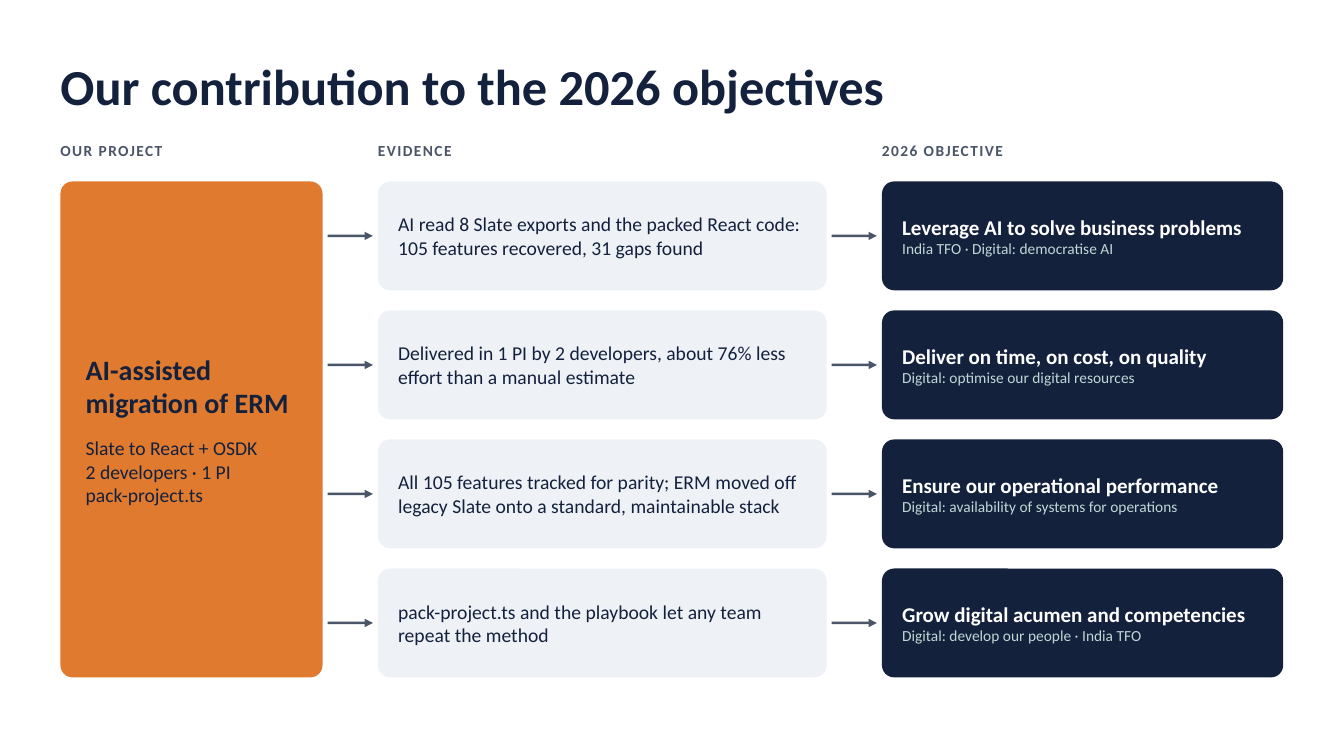
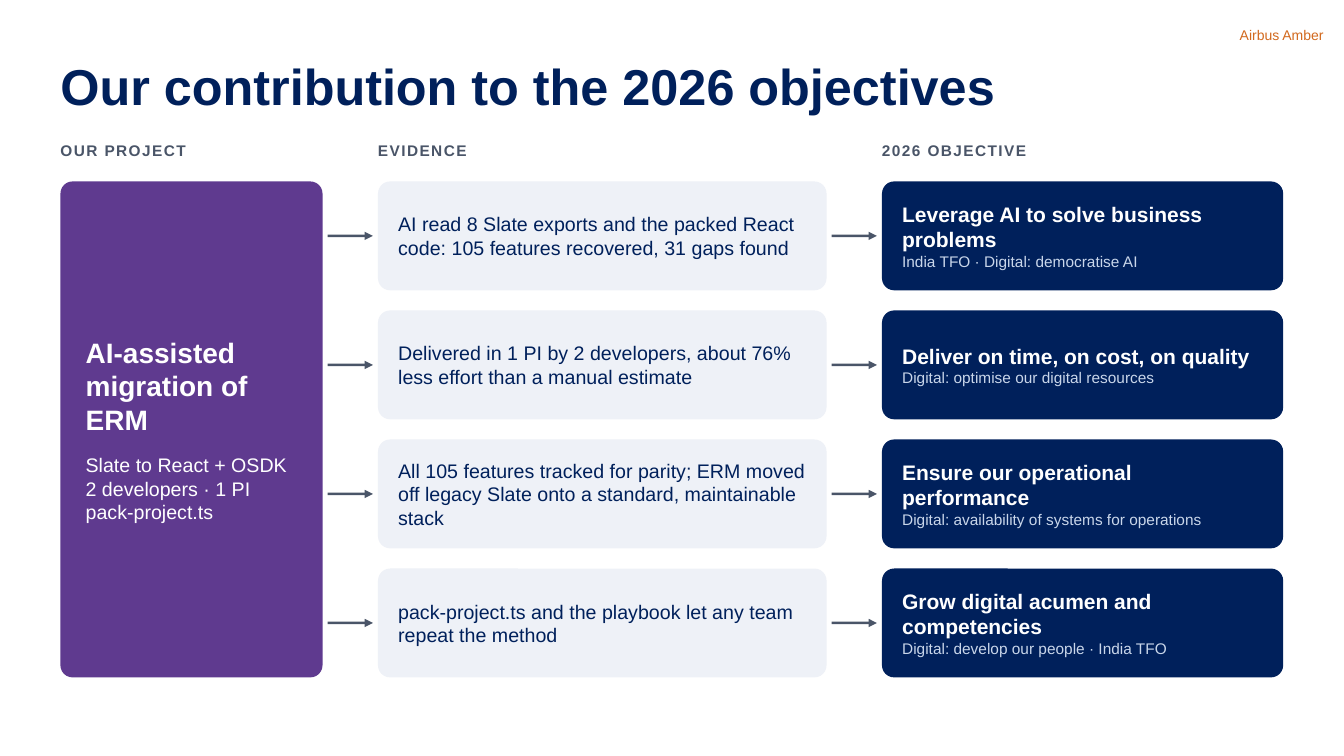
Before and after one commit to nithinram97/archify, a slide deck: slide 8 of erm-migration/docs/ERM-Migration-Jury-Pitch.pptx (slide 7 before the commit). Drawn at 1344x756 pixels with LibreOffice and Linux fonts; fonts in the diff are those of the drawing. Boxes give left, top, right and bottom in pixels: in the first picture for what was removed or moved away, otherwise in the second. Text is boxed around its words. In the diff, an @@ line names an element or a change of style, - is before the commit and + after.

```diff
--- a/erm-migration/docs/ERM-Migration-Jury-Pitch.pptx
+++ b/erm-migration/docs/ERM-Migration-Jury-Pitch.pptx
@@ text added at (x1=1240, y1=30, x2=1323, y2=40), 10 pt, text #D2691E @@
+Airbus Amber
@@ font Calibri to Arial in 3 elements at (x1=60, y1=145, x2=186, y2=156), (x1=378, y1=145, x2=467, y2=156), (x1=882, y1=145, x2=1027, y2=156) @@
@@ rounded rectangle at (x1=60, y1=181, x2=323, y2=678): fill #E07A2F to #5F3A8F @@
@@ text "Leverage AI to solve business ..." at (x1=902, y1=206, x2=1202, y2=270): font Calibri to Arial; text colour #BFD8D5 to #C9D6EA in "India TFO · Digital: democratise AI" @@
@@ text "AI-assisted migration of ERM" at (x1=86, y1=342, x2=287, y2=523): font Calibri to Arial, text colour #14213D to #FFFFFF @@
@@ text "Deliver on time, on cost, ..." at (x1=902, y1=348, x2=1250, y2=386): font Calibri to Arial; text colour #BFD8D5 to #C9D6EA in "Digital: optimise our digital resources" @@
@@ text "Ensure our operational performance" at (x1=902, y1=464, x2=1201, y2=528): font Calibri to Arial; text colour #BFD8D5 to #C9D6EA in "Digital: availability of systems for operations" @@
@@ fill #EEF2F7 to #EEF1F7 in 4 elements at (x1=378, y1=181, x2=827, y2=290), (x1=378, y1=311, x2=827, y2=419), (x1=378, y1=440, x2=827, y2=548), (x1=378, y1=569, x2=827, y2=678) @@
@@ fill #14213D to #00205B in 4 elements at (x1=882, y1=181, x2=1284, y2=290), (x1=882, y1=311, x2=1284, y2=419), (x1=882, y1=440, x2=1284, y2=548), (x1=882, y1=569, x2=1284, y2=678) @@
@@ font Calibri to Arial, text colour #14213D to #00205B in 5 elements at (x1=60, y1=68, x2=994, y2=115), (x1=398, y1=216, x2=794, y2=259), (x1=398, y1=345, x2=791, y2=385), (x1=398, y1=463, x2=805, y2=526), (x1=398, y1=604, x2=793, y2=646) @@
@@ text "Grow digital acumen and competencies" at (x1=902, y1=593, x2=1167, y2=657): font Calibri to Arial; text colour #BFD8D5 to #C9D6EA in "Digital: develop our people · India TFO" @@
```
Also in this commit, not shown: 4 other slides changed, 4 slides added, 3 slides removed, 4 other files.
